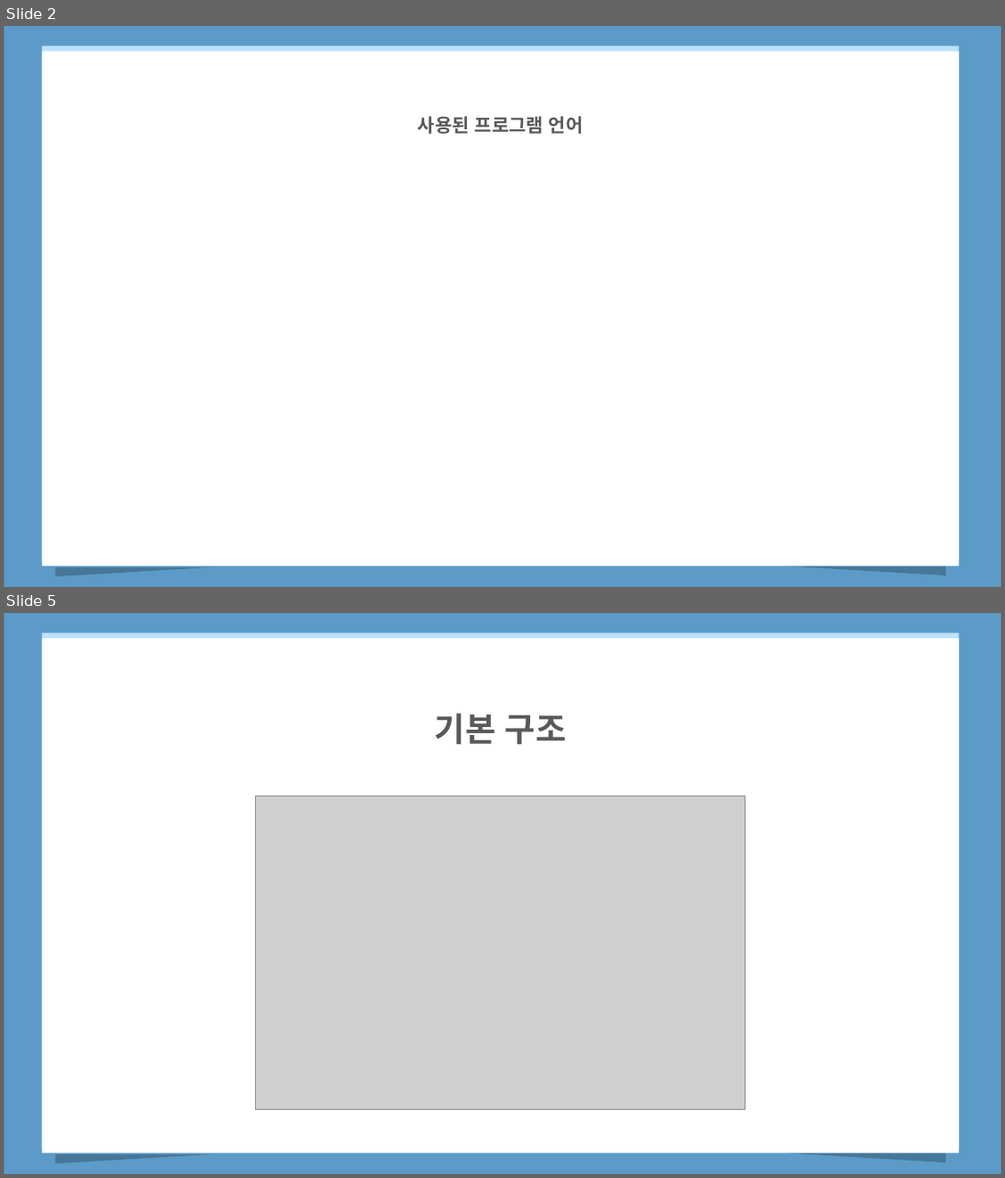
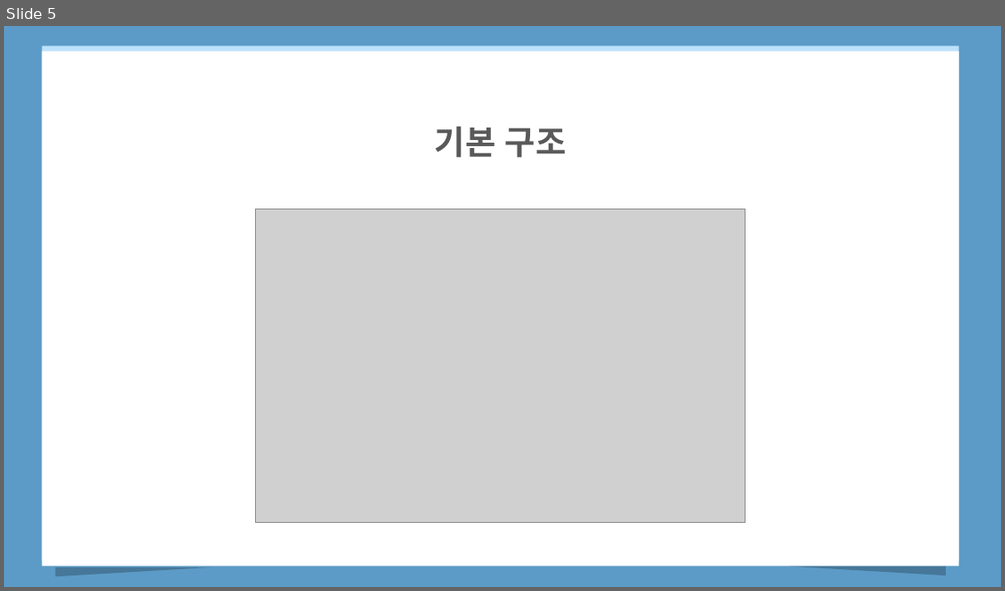
Before and after one commit to haomaru88/first_web, a slide deck: MonitoringWeb.pptx. Shown one above the other, each under a label of ours: slides 2 and 5 before the commit, slide 5 after it; the slides between them are not shown. The pictures are 1005x1178 and 1005x591 pixels, drawn with LibreOffice and Linux fonts; fonts in the diff are those of the drawing; grey boxes stand for pictures. Boxes give left, top, right and bottom in pixels: in the first picture for what was removed or moved away, otherwise in the second. Text is boxed around its words. In the diff, an @@ line names an element or a change of style, - is before the commit and + after.

```diff
--- a/MonitoringWeb.pptx
+++ b/MonitoringWeb.pptx
@@ slide 2 removed at bbox=[4, 26, 1001, 587], background #5C9BC7 @@
@@ rectangle removed at bbox=[42, 52, 959, 566] @@
@@ text removed at bbox=[418, 116, 583, 134] @@
-사용된 프로그램 언어
@@ right triangle removed at bbox=[56, 567, 212, 576] @@
@@ right triangle removed at bbox=[789, 566, 947, 575] @@
```
Also in this commit, not shown: 3 slides changed, 1 slide added.
